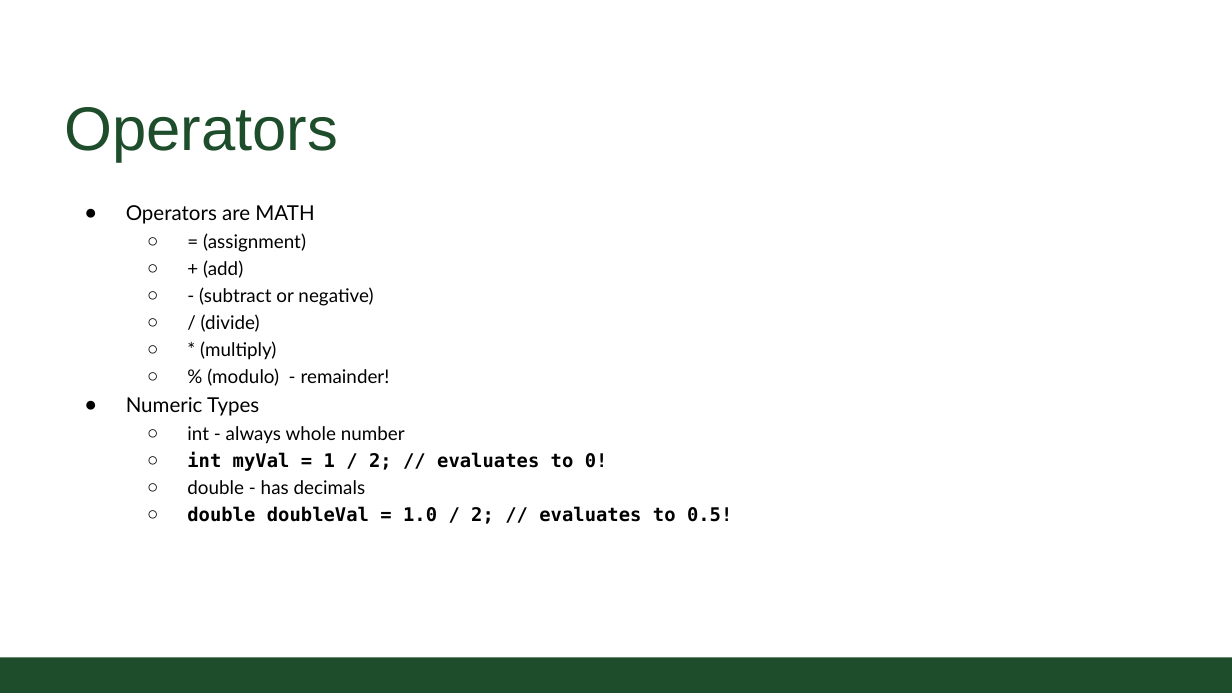
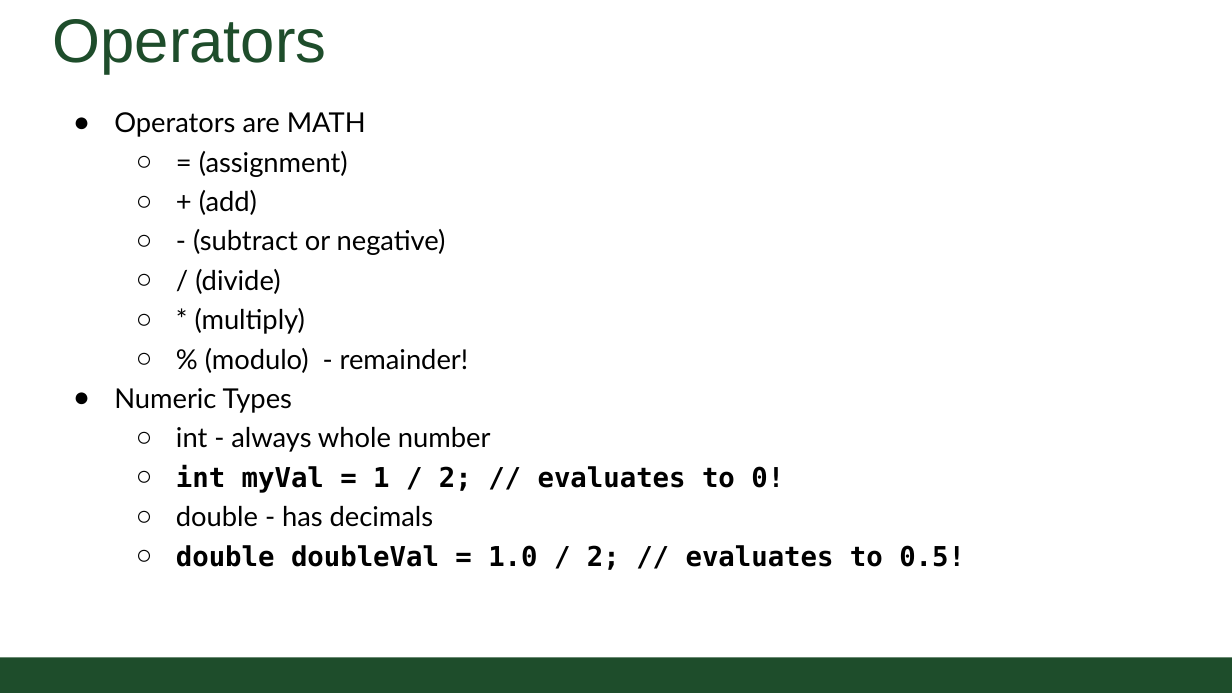
Before and after one commit to CSU-CompSci-CS163-4/Handouts, a slide deck: slide 10 of slides/On-Campus/02_01_Variables.pptx (slide 9 before the commit). Drawn at 1232x693 pixels with LibreOffice and Linux fonts; fonts in the diff are those of the drawing; background and template pictures are left out. Boxes give left, top, right and bottom in pixels: in the first picture for what was removed or moved away, otherwise in the second. Text is boxed around its words. In the diff, an @@ line names an element or a change of style, - is before the commit and + after.

```diff
--- a/slides/On-Campus/02_01_Variables.pptx
+++ b/slides/On-Campus/02_01_Variables.pptx
@@ title "Operators": place and size @@
-title "Operators" at [64,107,338,162]
+title "Operators" at [53,19,327,74]
@@ text "Operators are MATH": place and size @@
-text "Operators are MATH" at [126,205,732,524]
+text "Operators are MATH" at [114,112,965,570]
@@ text "Operators are MATH" at [114,112,965,570]: size 12 to 16 pt in "Operators are MATH", "Numeric Types"; size 11 to 16 pt in "= (assignment)", "+ (add)", "- (subtract or negative)", "/ (divide)" and 6 more places @@
```
Also in this commit, not shown: 12 other slides changed, 1 slide added.
